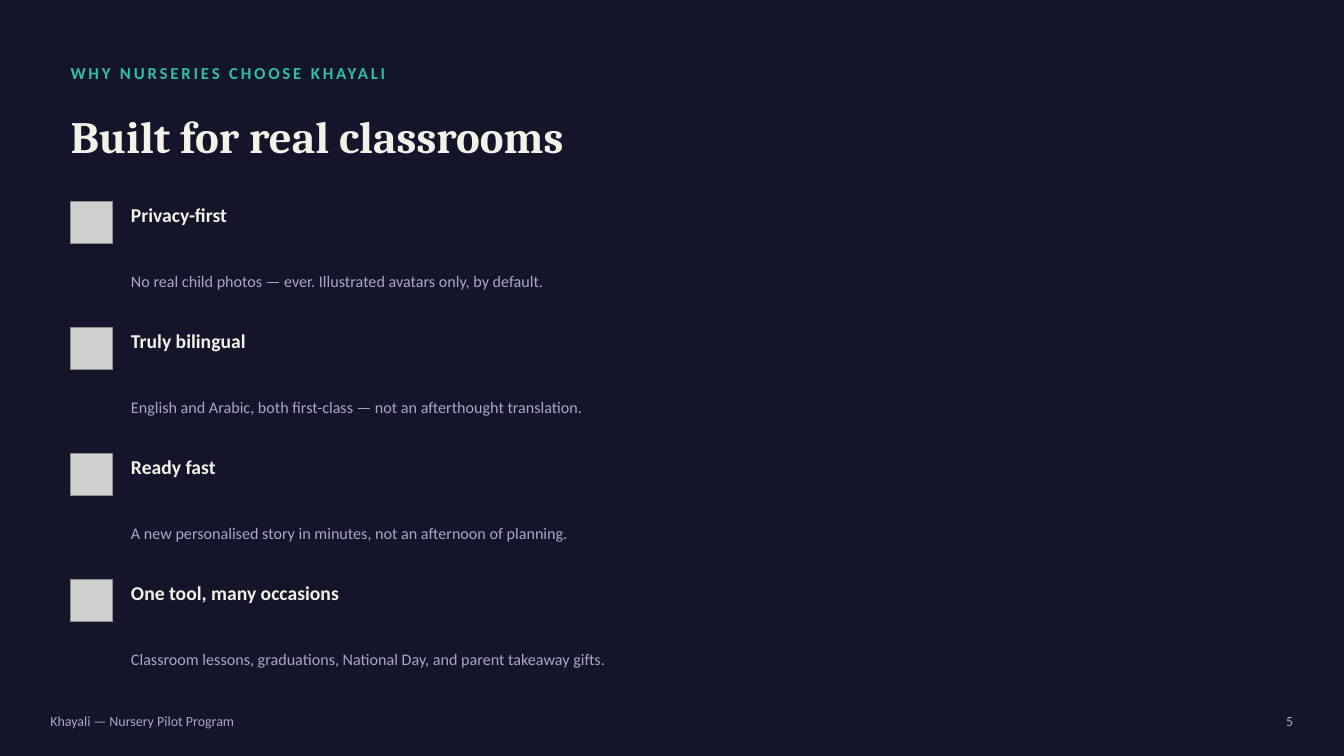
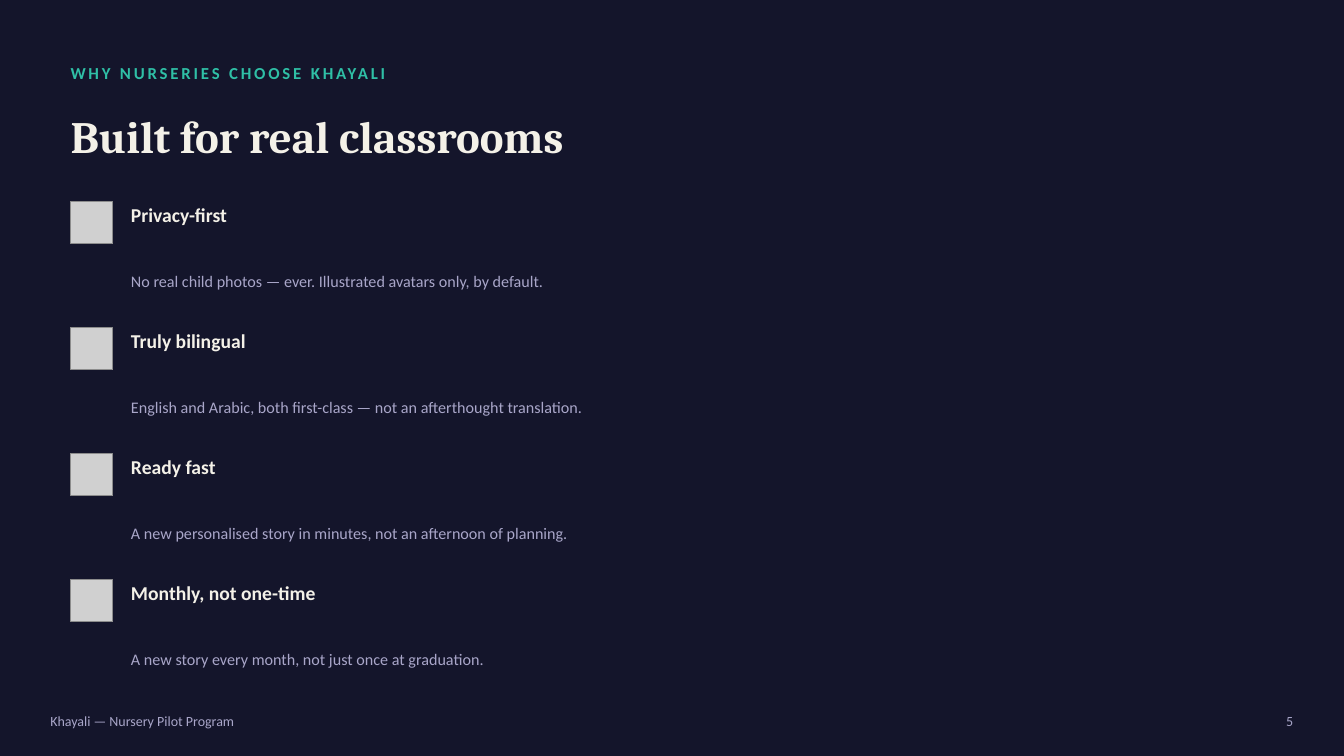
Before and after one commit to PATRIX-Technology/PATRIX-Technology, a slide deck: slide 5 of docs/en/sales/nursery-pitch-deck.pptx. Drawn at 1344x756 pixels with LibreOffice and Linux fonts; fonts in the diff are those of the drawing; grey boxes stand for pictures. Boxes give left, top, right and bottom in pixels: in the first picture for what was removed or moved away, otherwise in the second. Text is boxed around its words. In the diff, an @@ line names an element or a change of style, - is before the commit and + after.

```diff
--- a/docs/en/sales/nursery-pitch-deck.pptx
+++ b/docs/en/sales/nursery-pitch-deck.pptx
@@ text at bbox=[131, 586, 315, 603]: text changed @@
-One tool, many occasions
+Monthly, not one-time
@@ text at bbox=[131, 654, 483, 668]: text changed @@
-Classroom lessons, graduations, National Day, and parent takeaway gifts.
+A new story every month, not just once at graduation.
```
Also in this commit, not shown: 4 other files.
